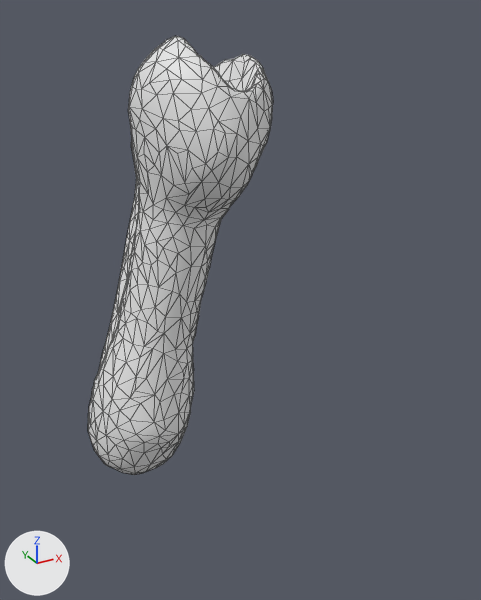
A saved change to the FBX model blender/out/Brachiosaurus/export/Os_Tibia_Brachiosaurus.fbx.
Camera for both pictures: a 50 mm camera at (-3.91, -9.32, 3.87) aimed at (0.84, -0.68, -0.45). The lights are fixed; the arrows at lower left show +X, +Y and +Z. The older version comes first. Mesh edges are drawn as thin lines.

Script lines for the objects in view, before the commit:
```python
me_os_tibia_brachiosaurus_01 = bpy.data.meshes.new('Os_Tibia_Brachiosaurus_01')
me_os_tibia_brachiosaurus_01.from_pydata(...)  # 984 vertices, 1960 faces; spans x -1.63..1.63, y -1.31..1.31, z -3.5..3.5
me_os_tibia_brachiosaurus_01.materials.append(mat_museum_bone___warm_ivory)  # white #e7e7e7
ob_os_tibia_brachiosaurus_01 = bpy.data.objects.new('Os_Tibia_Brachiosaurus_01', me_os_tibia_brachiosaurus_01)
ob_os_tibia_brachiosaurus_01.location = (0.0, 0.0, 0.0)
```
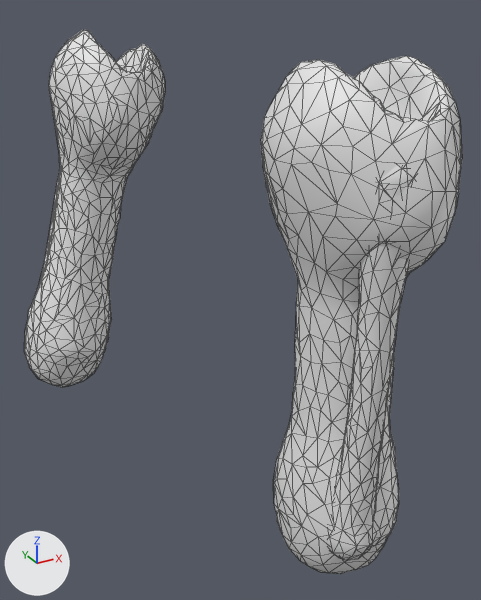
Pixel boxes (x1, y1, x2, y2) of what changed, in the pictures (481 x 600 px; the box of a moved part takes in the faces that stretch with it):
'Os_Tibia_Brachiosaurus_01', reshaped (136% wider, 24% taller)
    before: (88, 36, 273, 475)
    after: (24, 30, 462, 574)
part 1 of me_os_tibia_brachiosaurus_01, moved or reshaped
    before: (88, 36, 273, 475)
    after: (24, 30, 165, 387)
part 2 of me_os_tibia_brachiosaurus_01, moved or reshaped (mostly hidden afterwards)
    before: (91, 178, 139, 397)
    after: (39, 168, 60, 283)
part 3 of me_os_tibia_brachiosaurus_01, added
    after: (261, 56, 462, 574)
part 4 of me_os_tibia_brachiosaurus_01, added
    after: (328, 165, 415, 560)

The change in detail:
me_os_tibia_brachiosaurus_01 is used by ob_os_tibia_brachiosaurus_01; location (0.0, 0.0, 0.0).
me_os_tibia_brachiosaurus_01 had 984 vertices, 1960 faces and spanned x -1.63..1.63, y -1.31..1.31, z -3.5..3.5.
me_os_tibia_brachiosaurus_01 now has 1956 vertices, 3896 faces and spans x -1.94..1.94, y -4.72..4.72, z -3.51..3.51.
me_os_tibia_brachiosaurus_01 part 1: the loose piece of 732 vertices spanning x -1.63..1.63, y -1.31..1.31, z -3.5..3.5 is moved by (-0.31, 3.4, 0.0).
me_os_tibia_brachiosaurus_01 part 2: the loose piece of 252 vertices spanning x -1.39..0.65, y 0.2..1.18, z -2.81..2.65 is moved by (-0.31, 3.4, 0.0).
me_os_tibia_brachiosaurus_01 part 3: a new loose piece of 720 vertices spanning x -0.24..1.94, y -4.72..-2.11, z -3.51..3.39, in mat_museum_bone___warm_ivory (white #e7e7e7).
me_os_tibia_brachiosaurus_01 part 4: a new loose piece of 252 vertices spanning x 0.25..0.96, y -4.6..-3.62, z -2.81..2.66, in mat_museum_bone___warm_ivory (white #e7e7e7).
